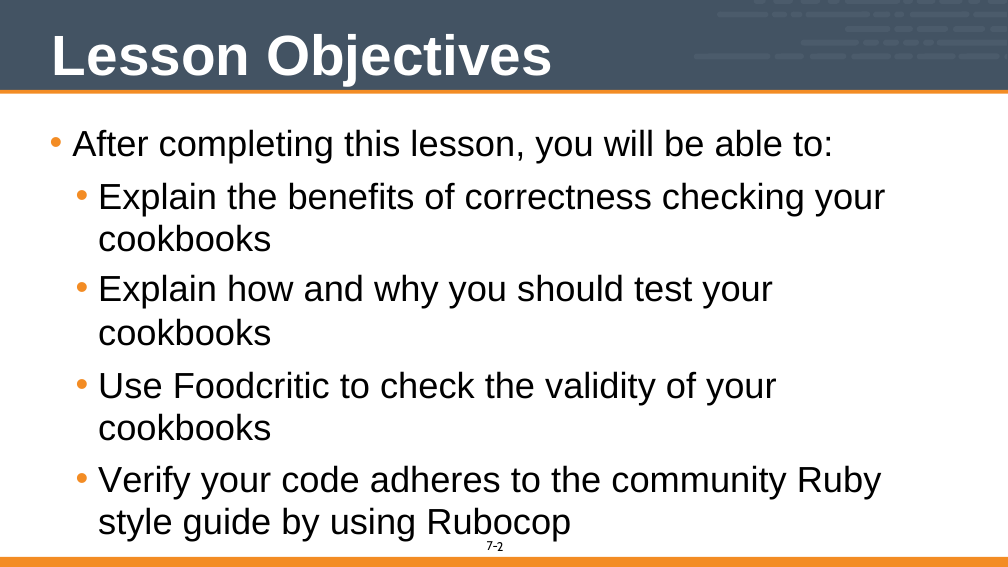
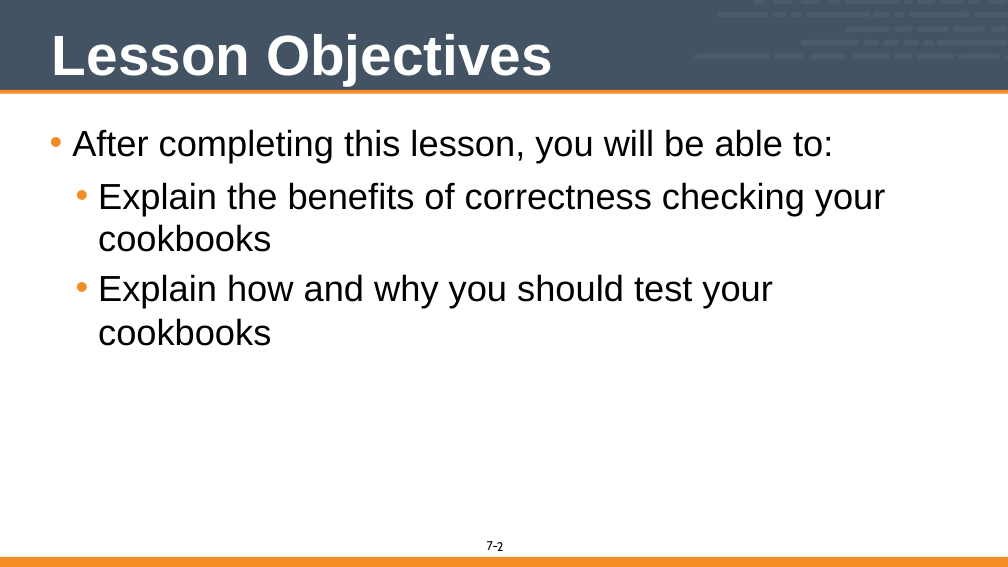
Before and after one commit to vinyar/chef-intermediate, a slide deck: slide 2 of Modules/07-cookbook_style_and_correctness.pptx. Drawn at 1008x567 pixels with LibreOffice and Linux fonts; fonts in the diff are those of the drawing. Boxes give left, top, right and bottom in pixels: in the first picture for what was removed or moved away, otherwise in the second. Text is boxed around its words. In the diff, an @@ line names an element or a change of style, - is before the commit and + after.

Commit message:
Updated Cookbook Style and Correctness (Module 7)
* Removed all the lesson objectives that are now in the other modules

```diff
--- a/Modules/07-cookbook_style_and_correctness.pptx
+++ b/Modules/07-cookbook_style_and_correctness.pptx
@@ text at [98,371,882,541]: paragraphs removed @@
-  • Use Foodcritic to check the validity of your cookbooks
-  • Verify your code adheres to the community Ruby style guide by using Rubocop
```
